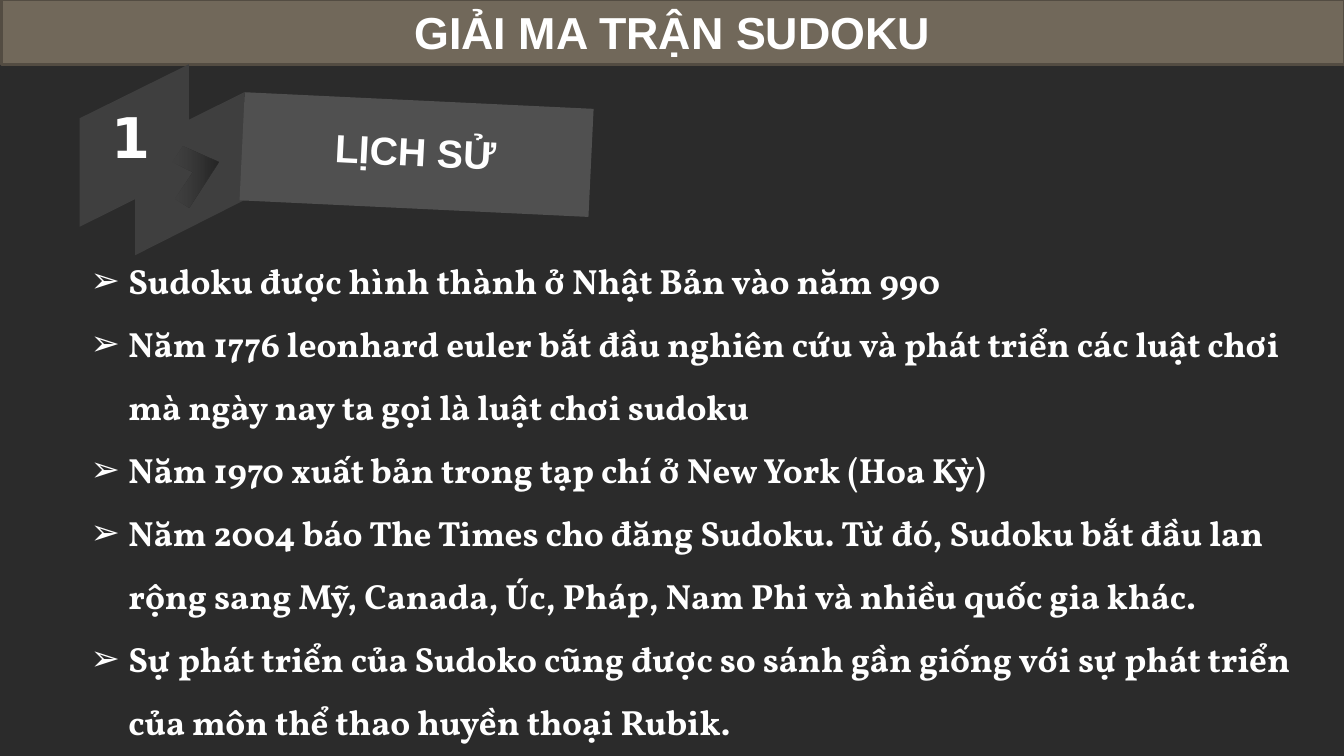
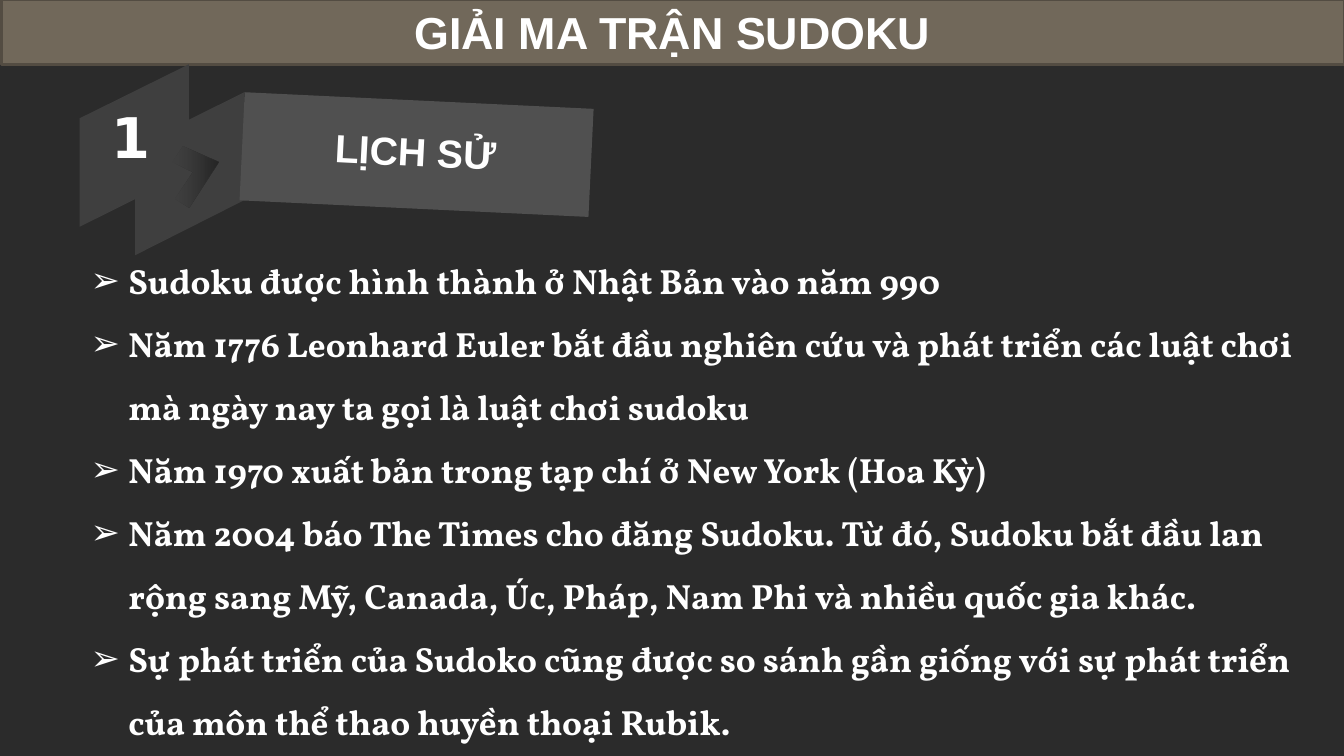
Before and after one commit to ngthuc/Learn_NienLuanCS, a slide deck: slide 5 of Thuyettrinh.pptx. Drawn at 1344x756 pixels with LibreOffice and Linux fonts; fonts in the diff are those of the drawing; background and template pictures are left out; a plain dark background stands for a picture behind light text. Boxes give left, top, right and bottom in pixels: in the first picture for what was removed or moved away, otherwise in the second. Text is boxed around its words. In the diff, an @@ line names an element or a change of style, - is before the commit and + after.

```diff
--- a/Thuyettrinh.pptx
+++ b/Thuyettrinh.pptx
@@ text at (128, 328, 1293, 429): text changed @@
-➢ Năm 1776 leonhard euler bắt đầu nghiên cứu và phát triển các luật chơi mà ngày nay ta gọi là luật chơi sudoku
+➢ Năm 1776 Leonhard Euler bắt đầu nghiên cứu và phát triển các luật chơi mà ngày nay ta gọi là luật chơi sudoku
```
Also in this commit, not shown: 3 other slides changed, 13 other files.
